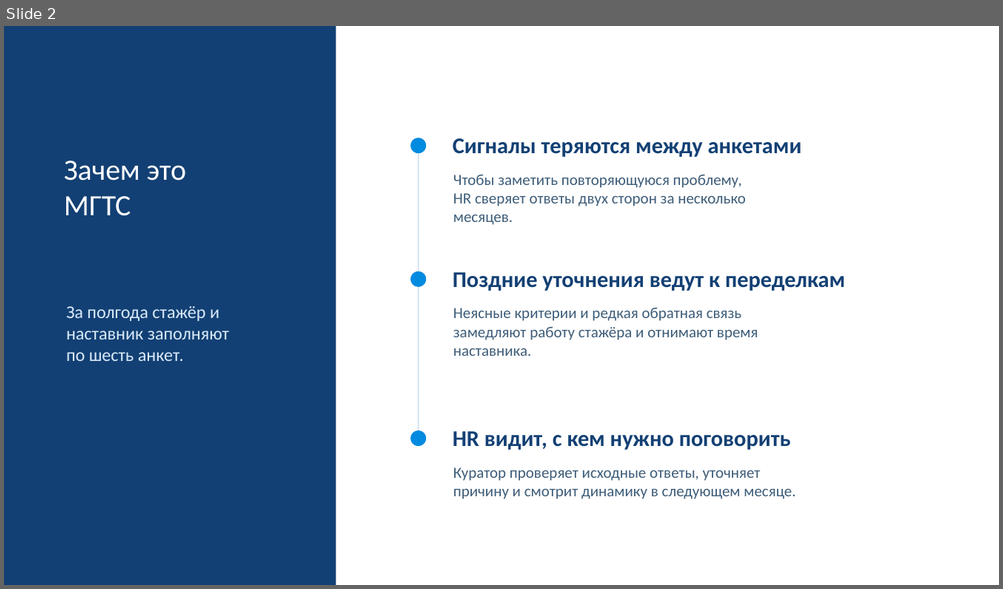
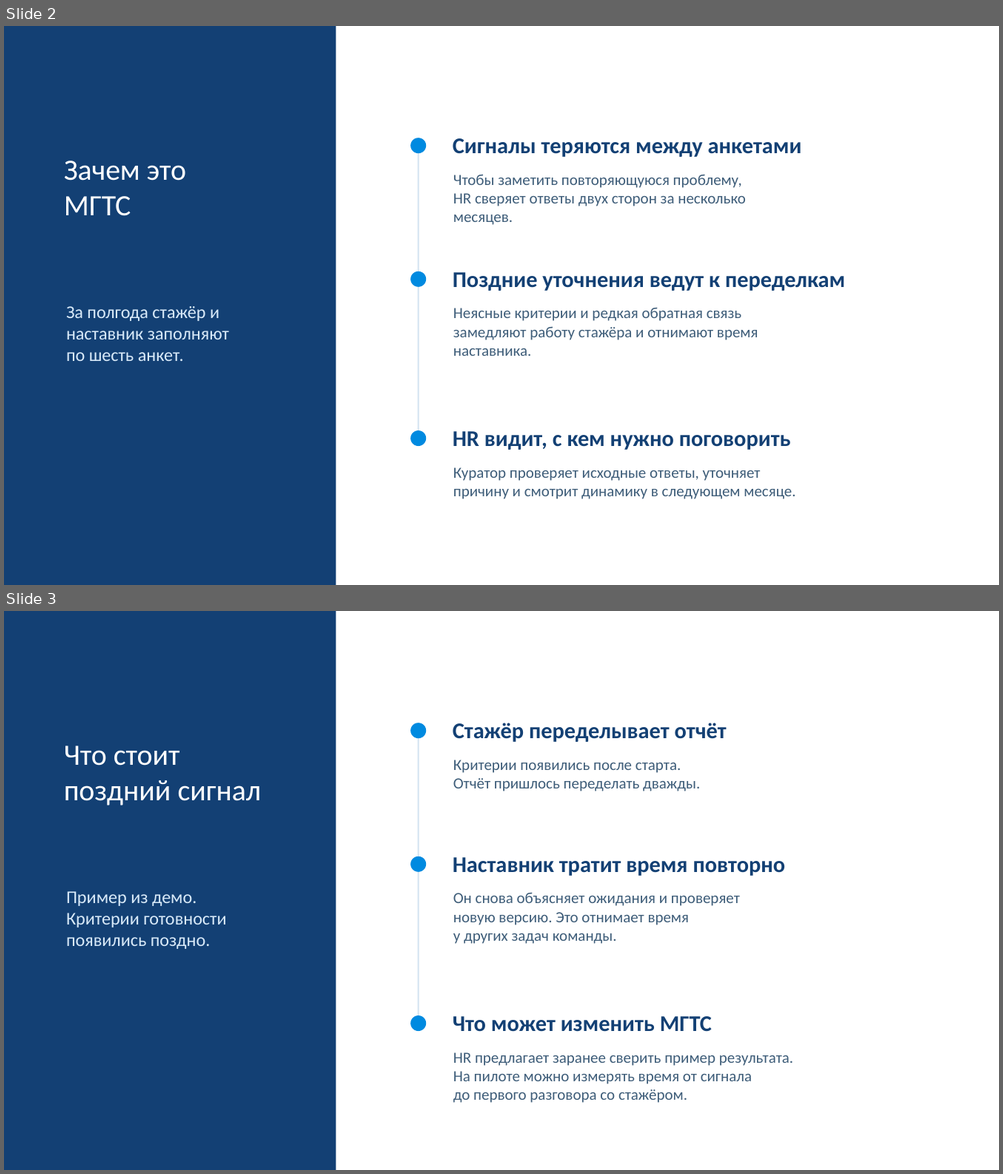
Before and after one commit to Makasinnnnnn/KodGoroda-MGTS, a slide deck: Vdeos/mgts-defense-with-screencasts.pptx. Shown one above the other, each under a label of ours: slide 2 before the commit, slides 2 and 3 after it. The pictures are 1003x589 and 1003x1174 pixels, drawn with LibreOffice and Linux fonts; fonts in the diff are those of the drawing. Boxes give left, top, right and bottom in pixels: in the first picture for what was removed or moved away, otherwise in the second. Text is boxed around its words. In the diff, an @@ line names an element or a change of style, - is before the commit and + after.

```diff
--- a/Vdeos/mgts-defense-with-screencasts.pptx
+++ b/Vdeos/mgts-defense-with-screencasts.pptx
@@ slide 3 added at bbox=[4, 611, 999, 1170], background #FFFFFF @@
@@ rectangle added at bbox=[4, 611, 336, 1170], fill #134074 @@
@@ ellipse added at bbox=[410, 723, 427, 738], fill #008AE0 @@
@@ rectangle added at bbox=[418, 730, 419, 1022], fill #D3E3F1 @@
@@ text added at bbox=[452, 723, 726, 742], 21.8 pt, text #134074, bold @@
+Стажёр переделывает отчёт
@@ text added at bbox=[64, 746, 262, 806], 28.5 pt, text #FFFFFF @@
+Что стоит
+поздний сигнал
@@ text added at bbox=[453, 760, 700, 792], 15 pt, text #3E5D79 @@
+Критерии появились после старта.
+Отчёт пришлось переделать дважды.
@@ ellipse added at bbox=[410, 857, 427, 872], fill #008AE0 @@
@@ text added at bbox=[452, 857, 785, 876], 21.8 pt, text #134074, bold @@
+Наставник тратит время повторно
@@ text added at bbox=[66, 891, 226, 949], 17.2 pt, text #D9EAF9 @@
+Пример из демо.
+Критерии готовности
+появились поздно.
@@ text added at bbox=[453, 892, 740, 944], 15 pt, text #3E5D79 @@
+Он снова объясняет ожидания и проверяет
+новую версию. Это отнимает время
+у других задач команды.
@@ ellipse added at bbox=[410, 1016, 427, 1032], fill #008AE0 @@
@@ text added at bbox=[452, 1017, 711, 1032], 21.8 pt, text #134074, bold @@
+Что может изменить МГТС
@@ text added at bbox=[453, 1053, 793, 1103], 15 pt, text #3E5D79 @@
+HR предлагает заранее сверить пример результата.
+На пилоте можно измерять время от сигнала
+до первого разговора со стажёром.
```
Also in this commit, not shown: 2 slides changed, 1 other slide added, 1 slide removed, 4 other files.
